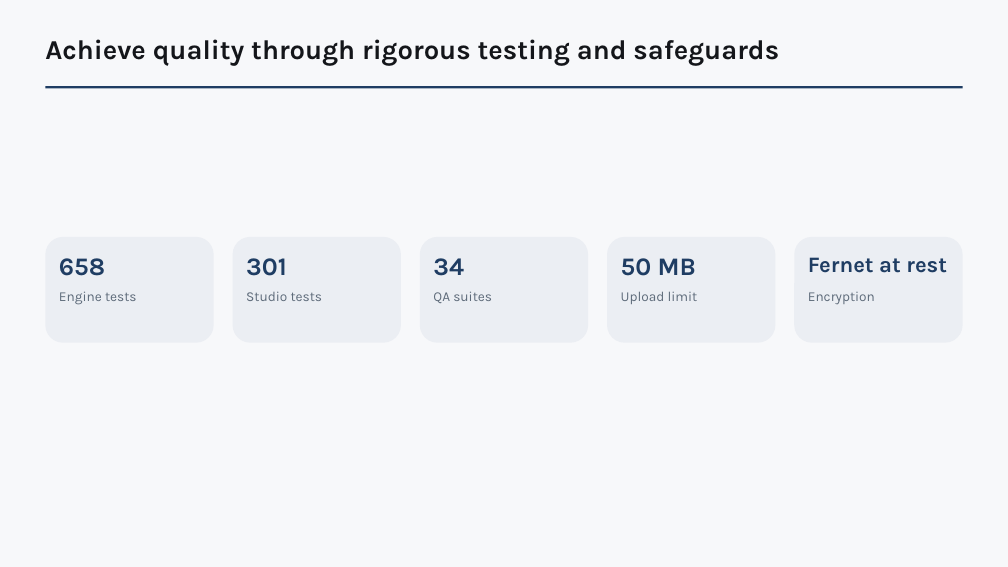
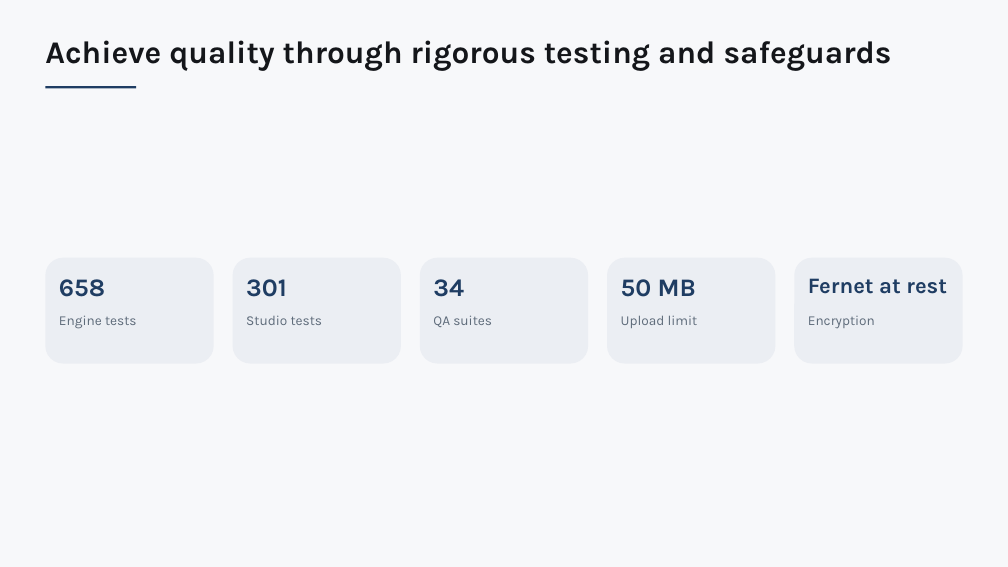
Before and after one commit to kirti34n/docloom, a slide deck: slide 9 of examples/dogfood/output/infographic.pptx. Drawn at 1008x567 pixels with LibreOffice and Linux fonts; fonts in the diff are those of the drawing. Boxes give left, top, right and bottom in pixels: in the first picture for what was removed or moved away, otherwise in the second. Text is boxed around its words. In the diff, an @@ line names an element or a change of style, - is before the commit and + after.

```diff
--- a/examples/dogfood/output/infographic.pptx
+++ b/examples/dogfood/output/infographic.pptx
@@ text "Achieve quality through rigorous testing ..." at <box>45,40,892,71</box>: size 26 to 30 pt @@
@@ rectangle: place and size @@
-rectangle at <box>45,86,963,88</box>
+rectangle at <box>45,86,136,88</box>
@@ 5 rounded rectangles: place and size @@
-5 rounded rectangles at <box>45,237,963,343</box>
+5 rounded rectangles at <box>45,258,963,364</box>
@@ text "658": place and size @@
-text "658" at <box>59,258,105,276</box>
+text "658" at <box>59,279,105,297</box>
@@ text "301": place and size @@
-text "301" at <box>246,258,287,276</box>
+text "301" at <box>246,279,287,297</box>
@@ text "34": place and size @@
-text "34" at <box>433,258,464,276</box>
+text "34" at <box>433,279,464,297</box>
@@ text "50 MB": place and size @@
-text "50 MB" at <box>621,258,696,276</box>
+text "50 MB" at <box>621,279,696,297</box>
@@ text "Fernet at rest": place and size @@
-text "Fernet at rest" at <box>808,257,947,273</box>
+text "Fernet at rest" at <box>808,278,947,294</box>
@@ 5 texts: place and size @@
-5 texts at <box>59,291,875,305</box>
+5 texts at <box>59,315,875,329</box>
```
Also in this commit, not shown: 8 other slides changed, 18 other files.
